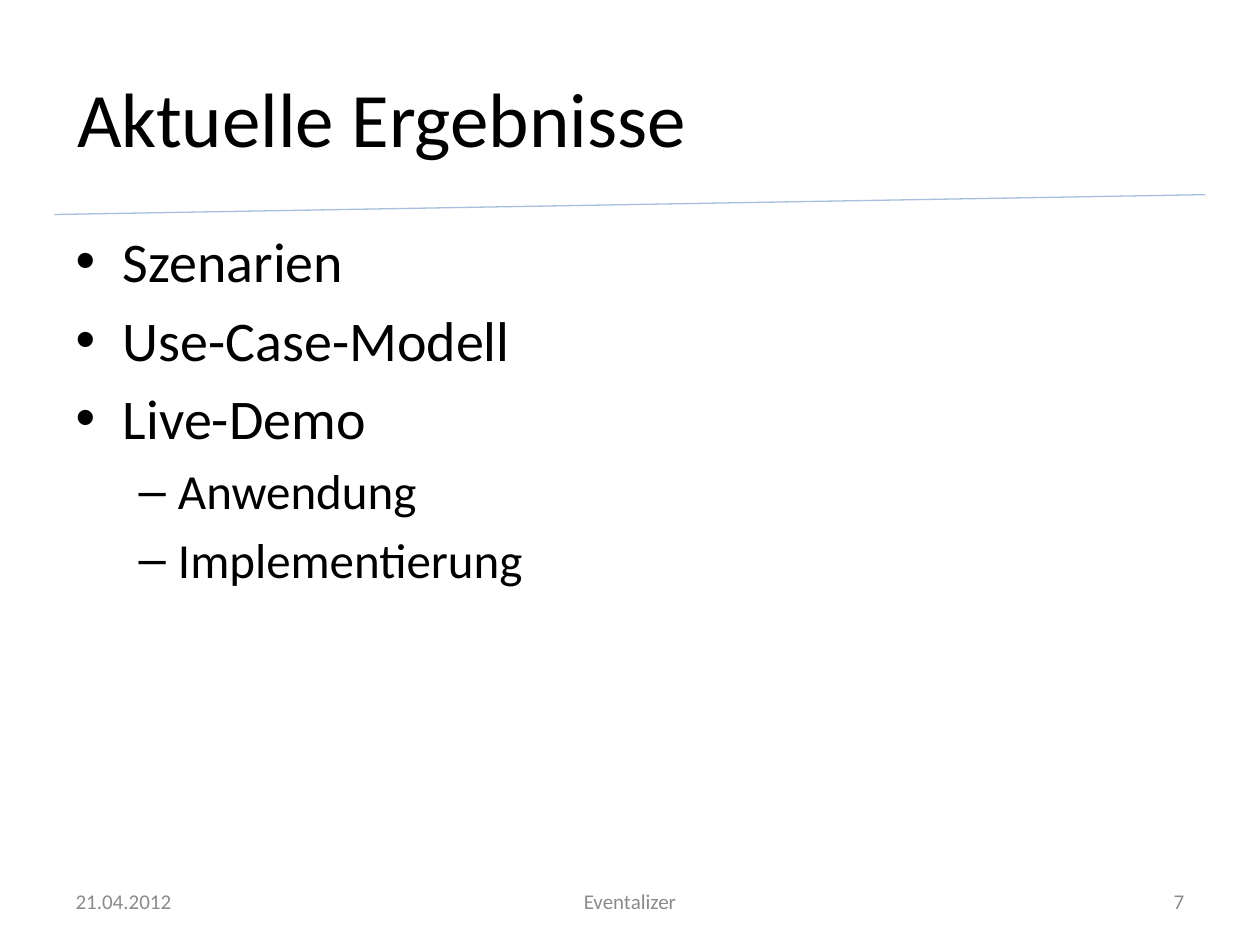
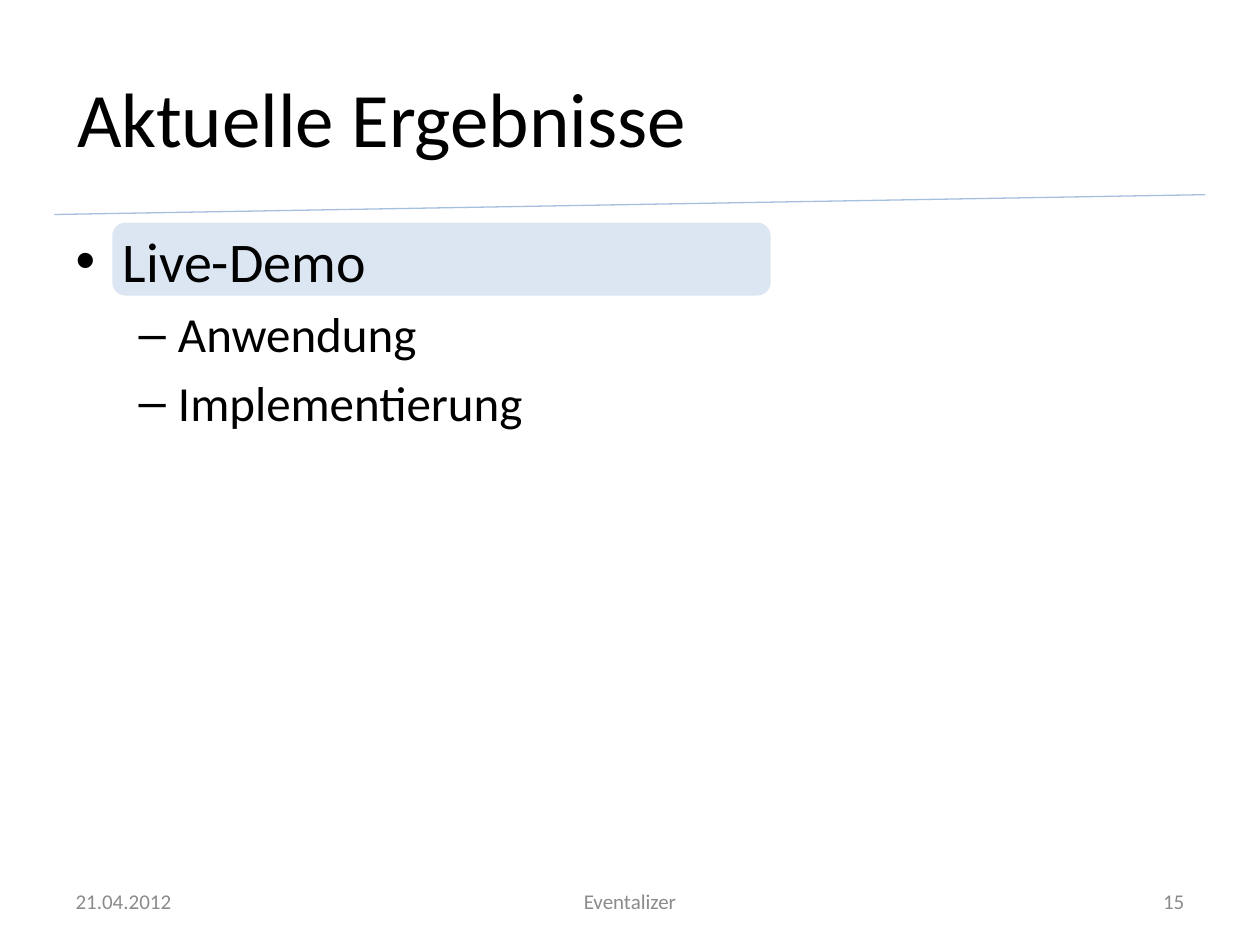
Before and after one commit to silkslostsoul/Eventalizer, a slide deck: slide 15 of Dokumente/Zwischenstand zum 2012 04 21.pptx (slide 7 before the commit). Drawn at 1260x945 pixels with LibreOffice and Linux fonts; fonts in the diff are those of the drawing; background and template pictures are left out. Boxes give left, top, right and bottom in pixels: in the first picture for what was removed or moved away, otherwise in the second. Text is boxed around its words. In the diff, an @@ line names an element or a change of style, - is before the commit and + after.

```diff
--- a/Dokumente/Zwischenstand zum 2012 04 21.pptx
+++ b/Dokumente/Zwischenstand zum 2012 04 21.pptx
@@ rounded rectangle added at box(115, 224, 770, 294), fill #DCE6F2, outline #DCE6F2 2 pt @@
@@ text at box(123, 243, 510, 362): paragraphs removed @@
-• Szenarien
-• Use-Case-Modell
@@ page number at box(1163, 895, 1184, 909): text changed @@
-7
+15
```
Also in this commit, not shown: 3 other slides changed, 8 slides added, 2 other files.
